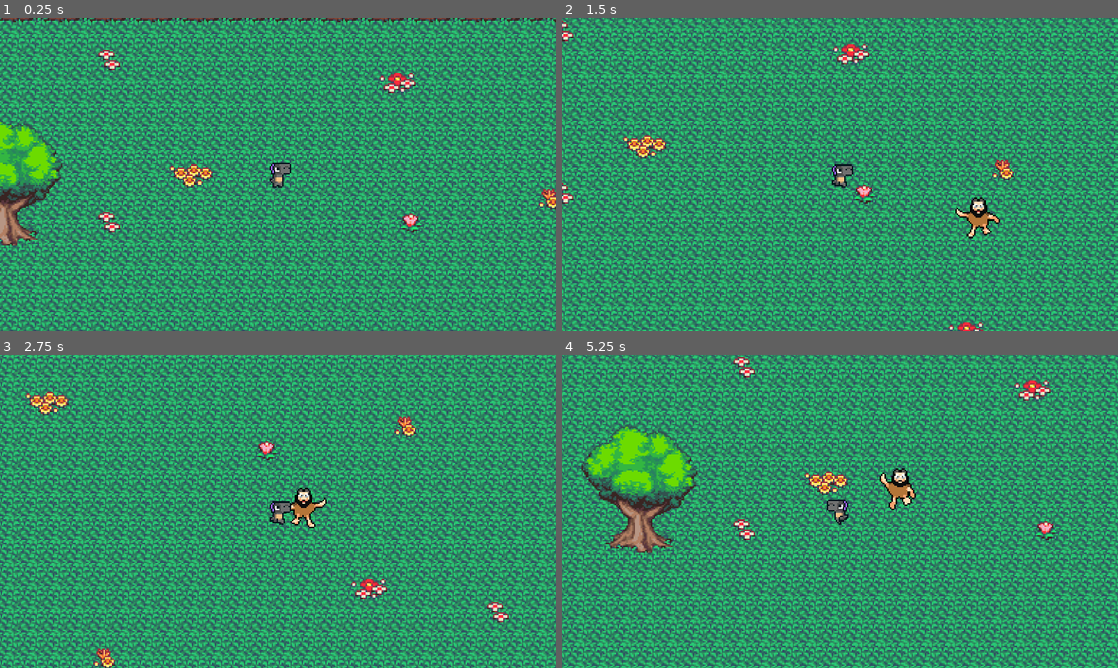
Above: before the commit, frames 1-4 (two rows, left to right).
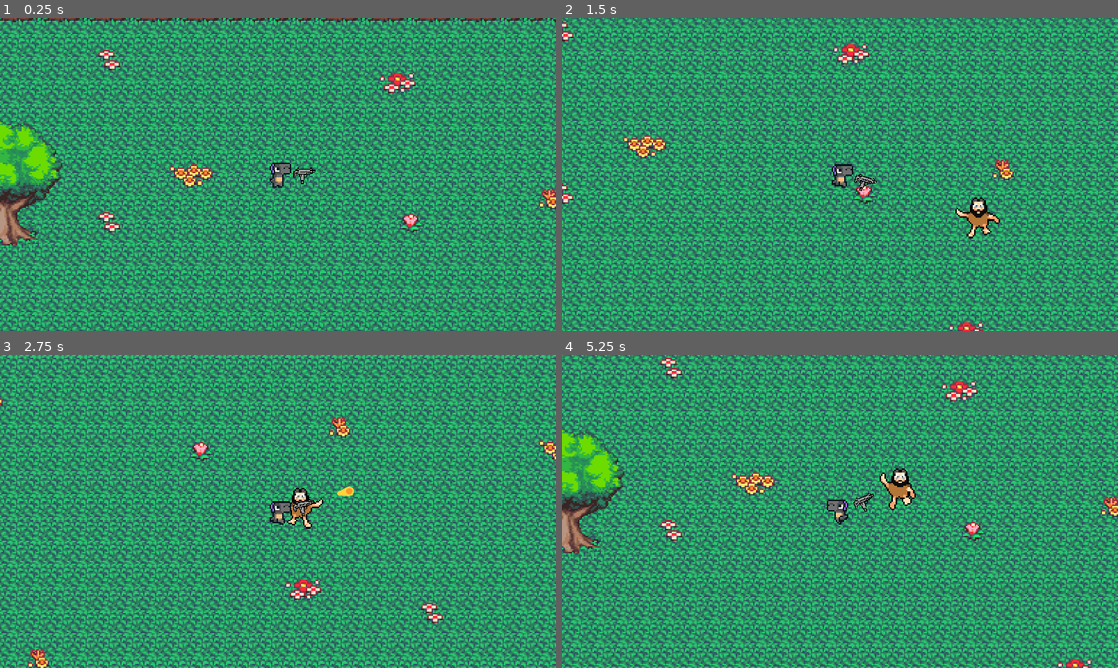
Above: after the commit, the same moments.

Repository: olive-rd/RH_Project2024
Game: Godot game, scene res://game_scene.tscn
Two runs of this game, one before a commit and one after it. Both use one fixed random seed, a clock stepped at 60 frames per second and the inputs below. This scene is started directly instead of the project's main scene.
Inputs:
- Up to frame 1 (0.25 s): no input
- Up to frame 2 (1.5 s): hold Right (ui_right) 0.53-1.28 s; hold Down (ui_down) from 1.28 s (still down)
- Up to frame 3 (2.75 s): release Down (ui_down) at 2.03 s; hold Right (ui_right) from 2.03 s (still down)
- Up to frame 4 (5.25 s): release Right (ui_right) at 2.78 s; hold Up (ui_up) 2.78-3.53 s; hold Left (ui_left) 3.53-5.03 s; hold Down (ui_down) from 5.03 s (still down)

The runs differ from the first frame. In frame 1, less than 0.1% of the frame differs, in the area x 52-57%, y 47-54%; in frame 2, 0.1%; in frame 3, 72%; in frame 4, 74%, in the area x 0-100%, y 0-100%.

Commit message:
Shooting Mechs

Diff:
--- /dev/null
+++ b/2d-project-start/bullet.gd
@@ -0,0 +1,20 @@
+extends Area2D
+
+var travelled_distance = 0
+
+func _physics_process(delta):
+	const SPEED = 800
+	const RANGE = 1200
+
+	var direction = Vector2.RIGHT.rotated(rotation)
+	position += direction * SPEED * delta
+
+	travelled_distance += SPEED * delta
+	if travelled_distance > RANGE:
+		queue_free()
+
+
+func _on_body_entered(body):
+	queue_free()
+	if body.has_method("take_damage"):
+		body.take_damage()
--- /dev/null
+++ b/2d-project-start/bullet.tscn
@@ -0,0 +1,24 @@
+[gd_scene load_steps=4 format=3 uid="uid://d4b62r2bg6bso"]
+
+[ext_resource type="Texture2D" uid="uid://dftkbqwsfd68r" path="res://pistol/projectile.png" id="1_6ds60"]
+[ext_resource type="Script" path="res://bullet.gd" id="1_b5272"]
+
+[sub_resource type="CircleShape2D" id="CircleShape2D_03bmn"]
+radius = 4.24264
+
+[node name="Bullet" type="Area2D"]
+top_level = true
+rotation = 0.0122942
+collision_layer = 0
+collision_mask = 3
+script = ExtResource("1_b5272")
+
+[node name="Projectile" type="Sprite2D" parent="."]
+scale = Vector2(0.238296, 0.238296)
+texture = ExtResource("1_6ds60")
+
+[node name="CollisionShape2D" type="CollisionShape2D" parent="."]
+position = Vector2(2.81693, 0.254753)
+shape = SubResource("CircleShape2D_03bmn")
+
+[connection signal="body_entered" from="." to="." method="_on_body_entered"]
--- a/2d-project-start/game_scene.tscn
+++ b/2d-project-start/game_scene.tscn
@@ -487,11 +487,6 @@
 layer_0/name = "Bottom"
 layer_0/tile_data = PackedInt32Array(0, 65536, 1, 65536, 65536, 1, 131072, 65536, 1, 196608, 65536, 1, 262144, 65536, 1 …(81638 unchanged characters)…
 layer_1/name = "Top"
-layer_1/enabled = true
-layer_1/modulate = Color(1, 1, 1, 1)
-layer_1/y_sort_enabled = false
-layer_1/y_sort_origin = 0
-layer_1/z_index = 0
 layer_1/tile_data = PackedInt32Array(524329, 196608, 4, 524330, 262144, 4, 1769519, 196608, 4, 1769520, 262144, 4, 3932 …(577 unchanged characters)…
 
 [node name="CharacterBody2D" parent="." instance=ExtResource("2_t21xe")]
--- /dev/null
+++ b/2d-project-start/gun.gd
@@ -0,0 +1,20 @@
+extends Area2D
+
+
+func _physics_process(delta):
+	var enemies_in_range = get_overlapping_bodies()
+	if enemies_in_range.size() > 0:
+		var target_enemy = enemies_in_range.front()
+		look_at(target_enemy.global_position)
+
+
+func shoot():
+	const BULLET = preload("res://bullet.tscn")
+	var new_bullet = BULLET.instantiate()
+	new_bullet.global_position = %ShootingPoint.global_position
+	new_bullet.global_rotation = %ShootingPoint.global_rotation
+	%ShootingPoint.add_child(new_bullet)
+
+
+func _on_timer_timeout():
+	shoot()
--- /dev/null
+++ b/2d-project-start/gun.tscn
@@ -0,0 +1,33 @@
+[gd_scene load_steps=4 format=3 uid="uid://c2m3qypqd16e1"]
+
+[ext_resource type="Texture2D" uid="uid://b03h625ftgfwv" path="res://pngegg.png" id="1_dlo1x"]
+[ext_resource type="Script" path="res://gun.gd" id="1_v4aur"]
+
+[sub_resource type="CircleShape2D" id="CircleShape2D_d1x71"]
+radius = 114.28
+
+[node name="Gun" type="Area2D"]
+collision_layer = 0
+collision_mask = 2
+script = ExtResource("1_v4aur")
+
+[node name="CollisionShape2D" type="CollisionShape2D" parent="."]
+position = Vector2(1, 0)
+shape = SubResource("CircleShape2D_d1x71")
+
+[node name="WeaponPivot" type="Marker2D" parent="."]
+
+[node name="Uzi" type="Sprite2D" parent="WeaponPivot"]
+position = Vector2(19, 0)
+scale = Vector2(0.0171026, 0.0176343)
+texture = ExtResource("1_dlo1x")
+
+[node name="ShootingPoint" type="Marker2D" parent="WeaponPivot/Uzi"]
+unique_name_in_owner = true
+position = Vector2(350.823, -170.123)
+
+[node name="Timer" type="Timer" parent="."]
+wait_time = 0.3
+autostart = true
+
+[connection signal="timeout" from="Timer" to="." method="_on_timer_timeout"]
--- a/2d-project-start/mob.tscn
+++ b/2d-project-start/mob.tscn
@@ -205,6 +205,8 @@
 size = Vector2(14, 24)
 
 [node name="Mob" type="CharacterBody2D"]
+collision_layer = 2
+collision_mask = 3
 script = ExtResource("1_c5r3k")
 
 [node name="AnimatedSprite2D" type="AnimatedSprite2D" parent="."]
--- a/2d-project-start/player.tscn
+++ b/2d-project-start/player.tscn
@@ -1,8 +1,9 @@
-[gd_scene load_steps=15 format=3 uid="uid://ctgwl7eb2fim0"]
+[gd_scene load_steps=16 format=3 uid="uid://ctgwl7eb2fim0"]
 
 [ext_resource type="Script" path="res://player.gd" id="1_1n6fw"]
 [ext_resource type="Texture2D" uid="uid://c7e8bj8wby20w" path="res://characters/happy_boo/download/male/kuro/base/idle.png" id="2_hyh44"]
 [ext_resource type="Texture2D" uid="uid://ccvaeiws76a30" path="res://characters/happy_boo/download/male/kuro/base/move.png" id="3_hp3fi"]
+[ext_resource type="PackedScene" uid="uid://c2m3qypqd16e1" path="res://gun.tscn" id="4_5sn5u"]
 
 [sub_resource type="CapsuleShape2D" id="CapsuleShape2D_g023p"]
 radius = 9.0
@@ -84,7 +85,7 @@
 "speed": 5.0
 }]
 
-[node name="CharacterBody2D" type="CharacterBody2D"]
+[node name="RowdySaurus" type="CharacterBody2D"]
 script = ExtResource("1_1n6fw")
 
 [node name="CollisionShape2D" type="CollisionShape2D" parent="."]
@@ -97,3 +98,5 @@
 
 [node name="Camera2D" type="Camera2D" parent="."]
 zoom = Vector2(5, 5)
+
+[node name="Gun" parent="." instance=ExtResource("4_5sn5u")]
--- a/2d-project-start/project.godot
+++ b/2d-project-start/project.godot
@@ -76,7 +76,7 @@
 
 config/name="Your First 2D Game With Godot 4: START (GDQuest)"
 run/main_scene="res://player.tscn"
-config/features=PackedStringArray("4.1", "Forward Plus")
+config/features=PackedStringArray("4.2", "Forward Plus")
 config/icon="res://icon.png"
 
 [display]
@@ -93,6 +93,16 @@
 
 enabled=PackedStringArray("res://addons/colorpicker_presets/plugin.cfg")
 
+[input]
+
+shoot={
+"deadzone": 0.5,
+"events": [Object(InputEventMouseButton,"resource_local_to_scene":false,"resource_name":"","device":-1,"window_id":0,"alt_pressed":false,"shift_pressed":false,"ctrl_pressed":false,"meta_pressed":false,"button_mask":0,"position":Vector2(0, 0),"global_position":Vector2(0, 0),"factor":1.0,"button_index":1,"canceled":false,"pressed":false,"double_click":false,"script":null)
+, Object(InputEventKey,"resource_local_to_scene":false,"resource_name":"","device":-1,"window_id":0,"alt_pressed":false,"shift_pressed":false,"ctrl_pressed":false,"meta_pressed":false,"pressed":false,"keycode":0,"physical_keycode":32,"key_label":0,"unicode":32,"echo":false,"script":null)
+, Object(InputEventJoypadButton,"resource_local_to_scene":false,"resource_name":"","device":-1,"button_index":10,"pressure":0.0,"pressed":false,"script":null)
+]
+}
+
 [layer_names]
 
 3d_physics/layer_2="player"
Binary file added: 2d-project-start/pngegg.png
Not shown, added: 2d-project-start/pngegg.png.import
